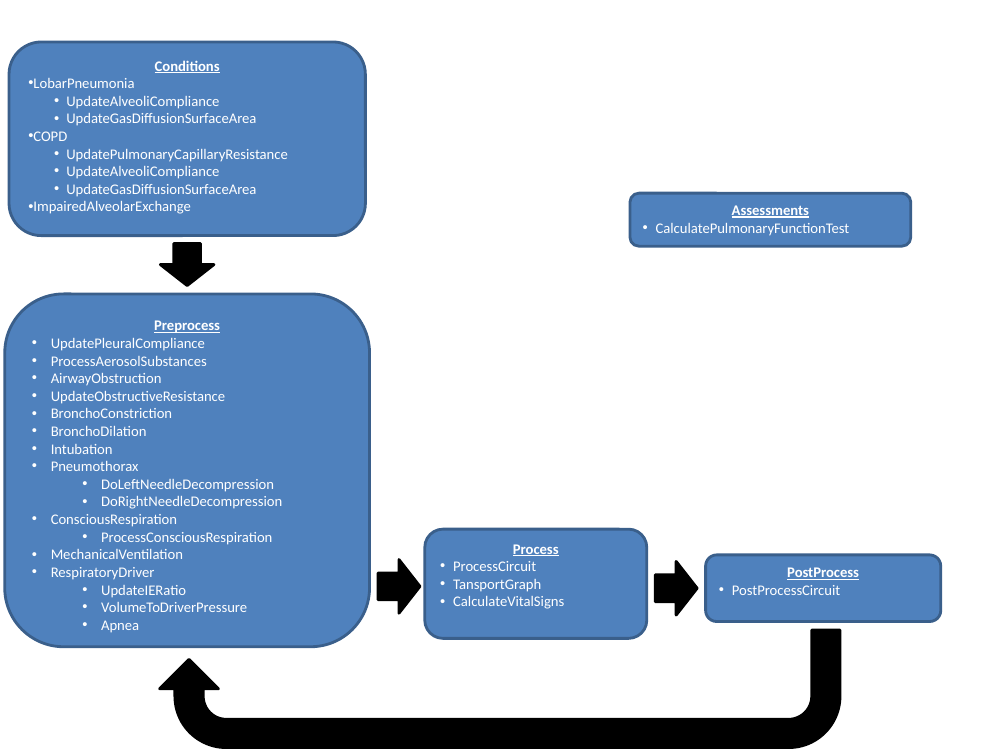
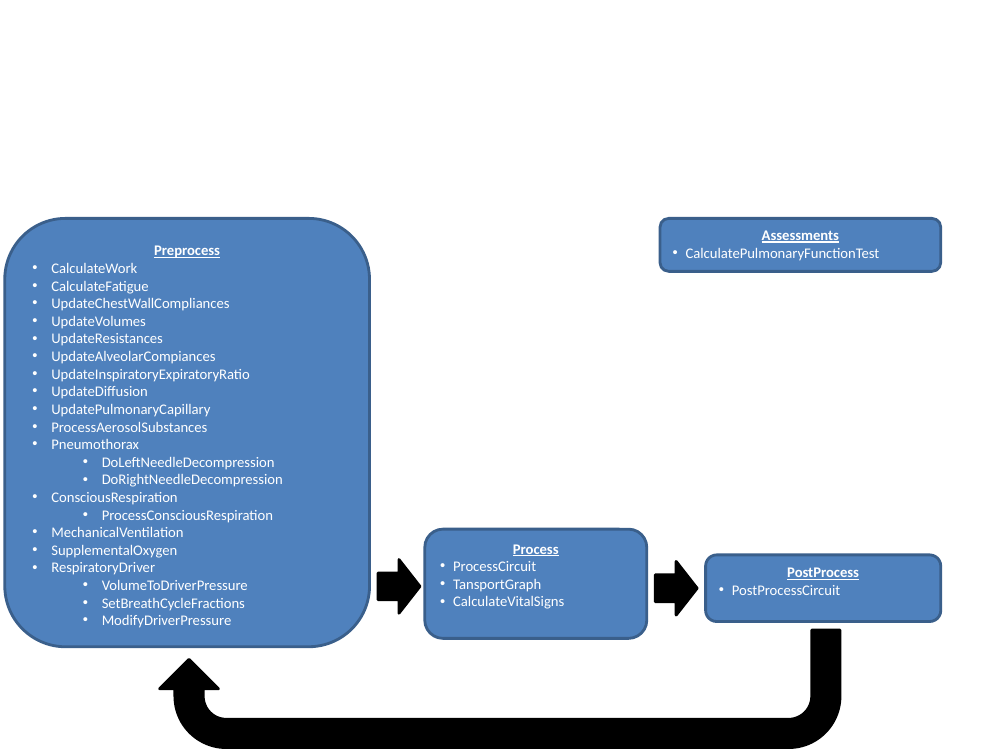
Before and after one commit to shawnhuyiwen/pulse, a slide deck: slide 1 of docs/Figures/RespiratoryWorking.pptx. Drawn at 1008x756 pixels with LibreOffice and Linux fonts; fonts in the diff are those of the drawing. Boxes give left, top, right and bottom in pixels: in the first picture for what was removed or moved away, otherwise in the second. Text is boxed around its words. In the diff, an @@ line names an element or a change of style, - is before the commit and + after.

Commit message:
Fixed respiratory compliance curve determination. Updated respiratory and anesthesia machine circuit diagrams. Updated some data flow diagrams. Tweaked some main page verbiage.

```diff
--- a/docs/Figures/RespiratoryWorking.pptx
+++ b/docs/Figures/RespiratoryWorking.pptx
@@ rounded rectangle removed at bbox=[9, 42, 366, 236] @@
-Conditions
-• LobarPneumonia
-  • UpdateAlveoliCompliance
-  • UpdateGasDiffusionSurfaceArea
-• COPD
-  • UpdatePulmonaryCapillaryResistance
-  • UpdateAlveoliCompliance
-  • UpdateGasDiffusionSurfaceArea
-• ImpairedAlveolarExchange
@@ rounded rectangle "Preprocess": place and size @@
-rounded rectangle "Preprocess" at bbox=[5, 294, 370, 647]
+rounded rectangle "Preprocess" at bbox=[5, 219, 370, 647]
@@ rounded rectangle "Assessments": place and size @@
-rounded rectangle "Assessments" at bbox=[630, 194, 911, 247]
+rounded rectangle "Assessments" at bbox=[660, 219, 941, 272]
@@ text in rounded rectangle at bbox=[51, 263, 249, 417]: text changed @@
-• UpdatePleuralCompliance
+• CalculateWork
+• CalculateFatigue
+• UpdateChestWallCompliances
+• UpdateVolumes
+• UpdateResistances
+• UpdateAlveolarCompiances
+• UpdateInspiratoryExpiratoryRatio
+• UpdateDiffusion
+• UpdatePulmonaryCapillary
@@ down arrow removed at bbox=[160, 244, 214, 286] @@
@@ text in rounded rectangle at bbox=[51, 373, 225, 454]: paragraphs removed @@
-• AirwayObstruction
-• UpdateObstructiveResistance
-• BronchoConstriction
-• BronchoDilation
-• Intubation
@@ text in rounded rectangle at bbox=[51, 545, 177, 558]: paragraph added @@
+• SupplementalOxygen
@@ text in rounded rectangle at bbox=[101, 585, 186, 598]: paragraph removed @@
-  • UpdateIERatio
@@ text in rounded rectangle at bbox=[102, 598, 245, 628]: text changed @@
-  • Apnea
+  • SetBreathCycleFractions
+  • ModifyDriverPressure
```
Also in this commit, not shown: 1 slide added, 1 slide removed, 13 other files.
